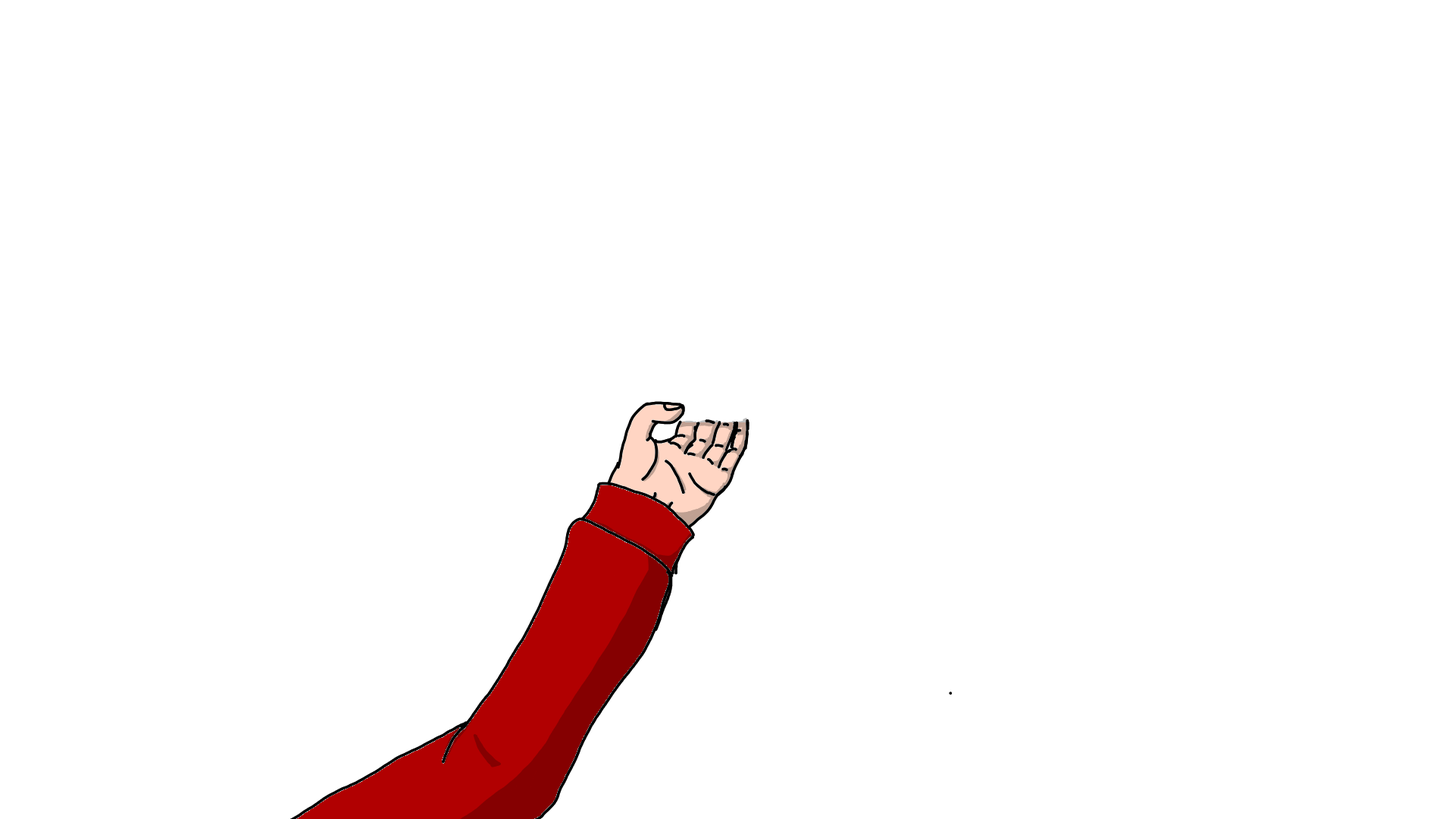
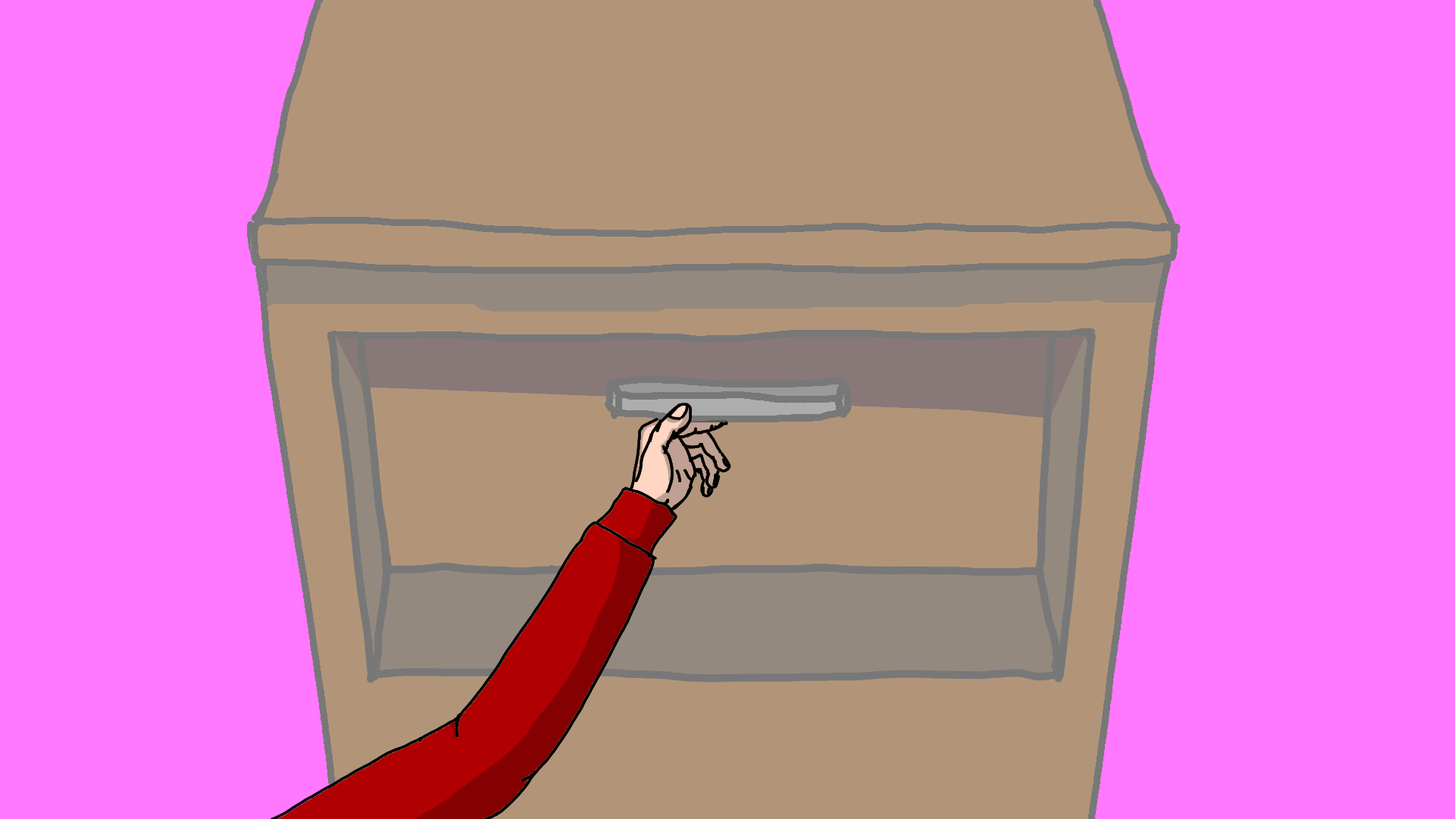
Comparing the layer stacks of the two (1455, 819) images. Changes:
renamed "Paint Layer 3" to "hand shadow 1", hid it, painted on it over [436, 388, 777, 819]
added layer "shadow2" (25%) above "hand 2" over [388, 388, 777, 819]
added layer "hand 2" above "hand 1" over [242, 388, 777, 819]
renamed "Paint Layer 2" to "hand 1", hid it, painted on it over [242, 388, 971, 819]
showed "Background", opacity 50% → 53%, painted on it over [0, 0, 1455, 819]
